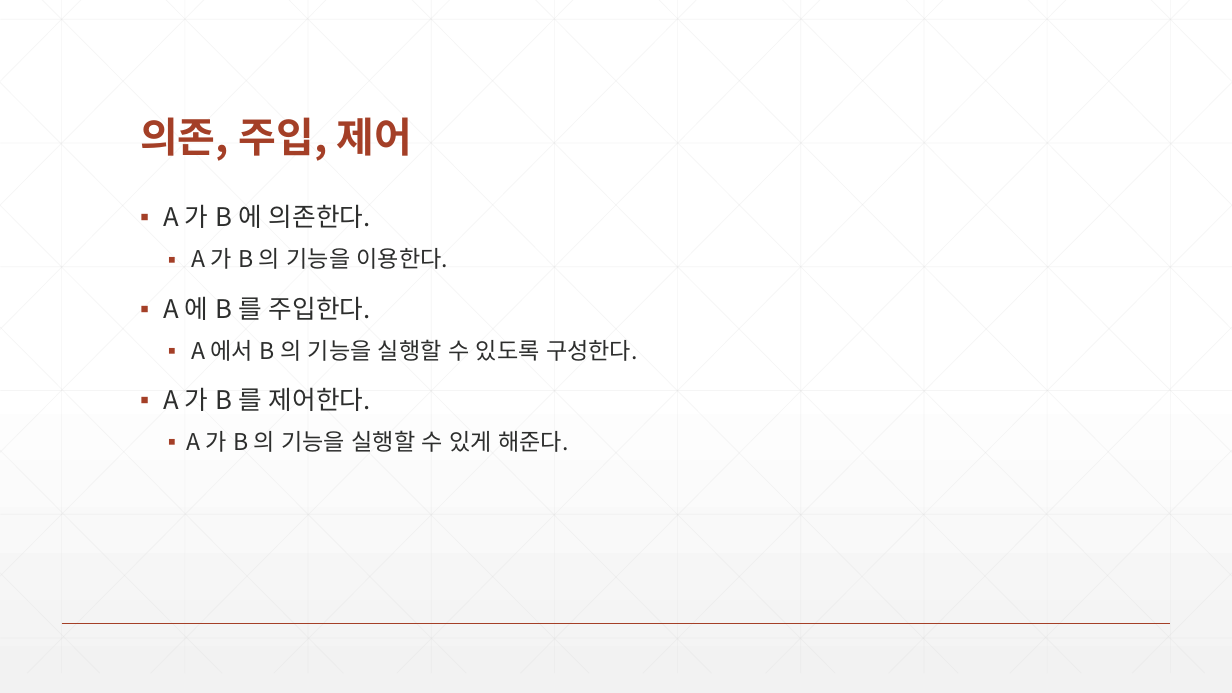
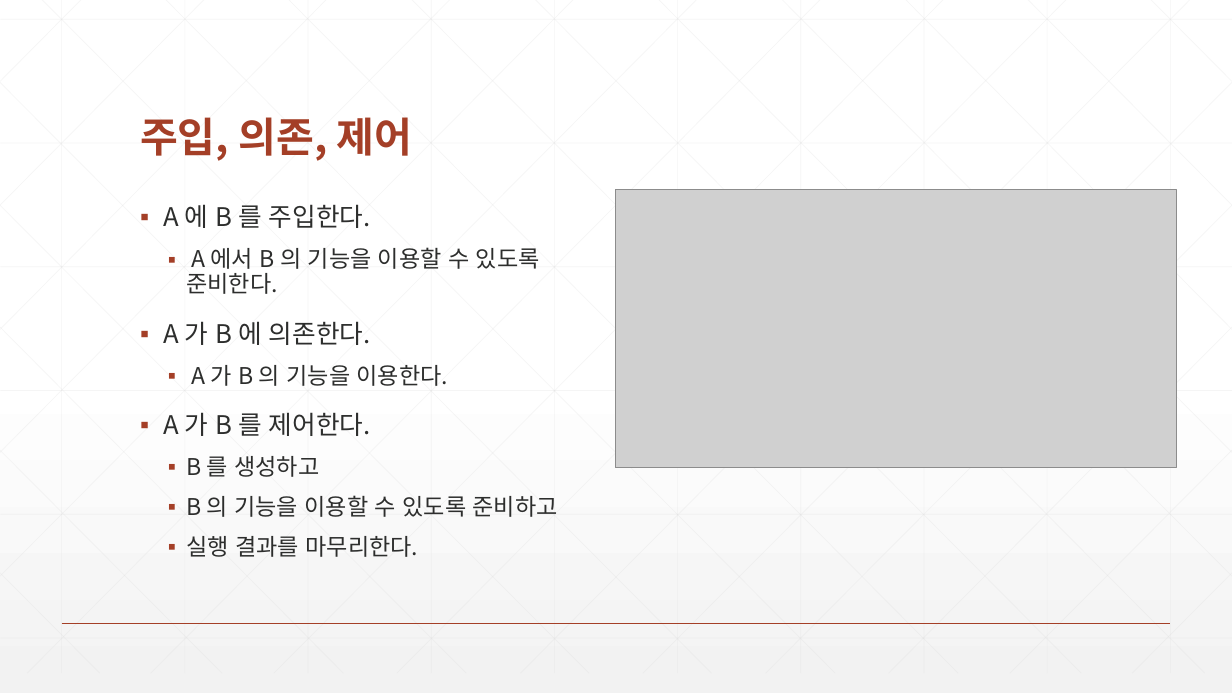
Before and after one commit to zeroshift01/code5, a slide deck: slide 4 of inflearn04/doc/교재.pptx. Drawn at 1232x693 pixels with LibreOffice and Linux fonts; fonts in the diff are those of the drawing; grey boxes stand for pictures. Boxes give left, top, right and bottom in pixels: in the first picture for what was removed or moved away, otherwise in the second. Text is boxed around its words. In the diff, an @@ line names an element or a change of style, - is before the commit and + after.

```diff
--- a/inflearn04/doc/교재.pptx
+++ b/inflearn04/doc/교재.pptx
@@ title at (140,117,413,161): text changed @@
-의존, 주입, 제어
+주입, 의존, 제어
@@ text at (163,204,540,294): paragraphs added @@
+▪ A 에 B 를 주입한다.
+  ▪ A 에서 B 의 기능을 이용할 수 있도록
+    준비한다.
@@ picture added at (616,189,1177,469) @@
@@ text at (163,296,637,361): paragraphs removed @@
-▪ A 에 B 를 주입한다.
-  ▪ A 에서 B 의 기능을 실행할 수 있도록 구성한다.
@@ text at (186,456,558,557): text changed @@
-  ▪ A 가 B 의 기능을 실행할 수 있게 해준다.
+  ▪ B 를 생성하고
+  ▪ B 의 기능을 이용할 수 있도록 준비하고
+  ▪ 실행 결과를 마무리한다.
```
Also in this commit, not shown: 4 other slides changed, 2 slides added, 10 slides removed, 6 other files.
